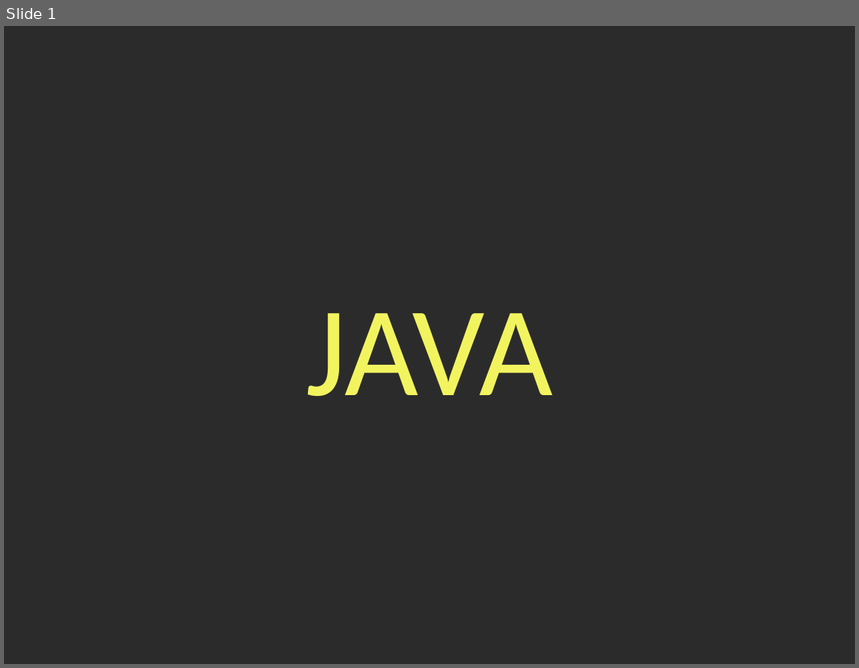
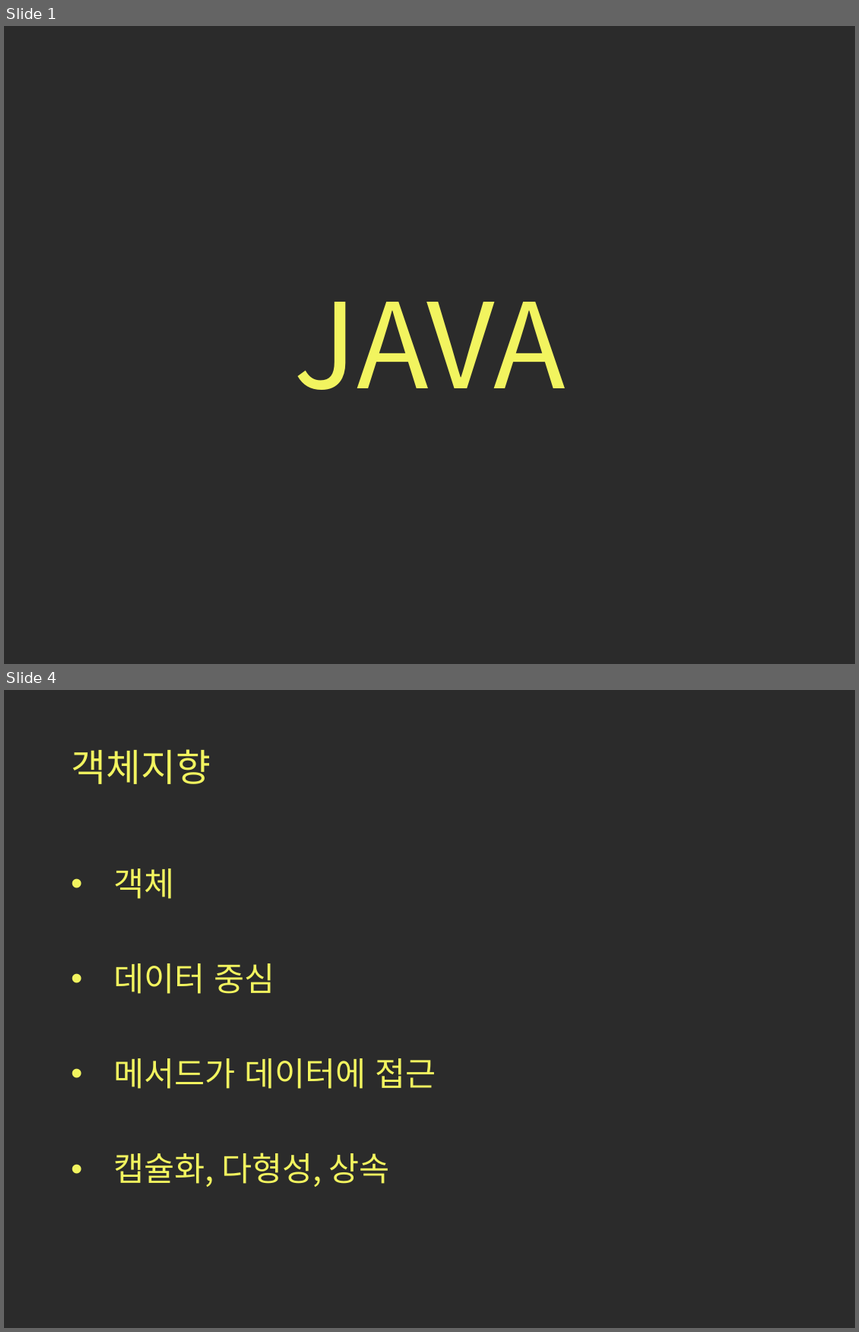
Before and after one commit to bamtoll09/Java_Education, a slide deck: 1장_자바.pptx. Shown one above the other, each under a label of ours: slide 1 before the commit, slides 1 and 4 after it; the slides between them are not shown. The pictures are 859x668 and 859x1332 pixels, drawn with LibreOffice and Linux fonts; fonts in the diff are those of the drawing; background and template pictures are left out; a plain dark background stands for a picture behind light text. Boxes give left, top, right and bottom in pixels: in the first picture for what was removed or moved away, otherwise in the second. Text is boxed around its words. In the diff, an @@ line names an element or a change of style, - is before the commit and + after.

```diff
--- a/1장_자바.pptx
+++ b/1장_자바.pptx
@@ slide 4 added at [4, 690, 855, 1328], background picture (left out) @@
@@ title added at [72, 749, 211, 784], 32 pt, text #F2F45F @@
+객체지향
@@ text added at [113, 869, 436, 1187], 28 pt, text #F2F45F @@
+• 객체
+• 데이터 중심
+• 메서드가 데이터에 접근
+• 캡슐화, 다형성, 상속
@@ slide 1 changed as well @@
@@ title "JAVA": place and size @@
-title "JAVA" at [306, 313, 553, 396]
+title "JAVA" at [294, 302, 565, 390]
@@ title "JAVA" at [294, 302, 565, 390]: size 108 to 100 pt, font Calibri to Noto Sans CJK KR; line spacing 1 to 0.9; vertical alignment top to middle @@
```
Also in this commit, not shown: 8 other slides added, 1 slide removed, 2 other files.
